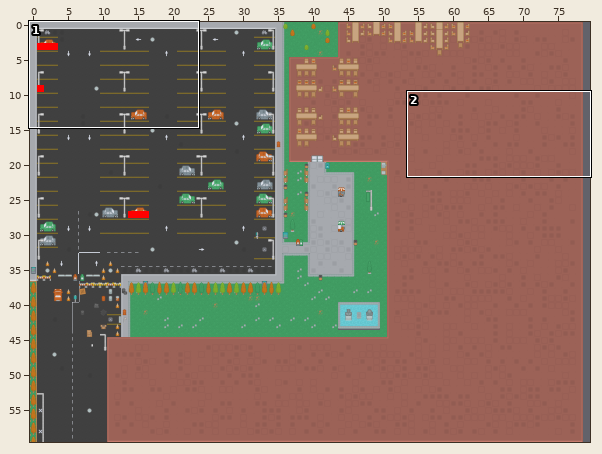
Two versions of a level (Tiled map, app/assets/MapLib.tmx). The first picture is a wide view before the edit; the outline marks the close-up.
Close-up. First the earlier version:
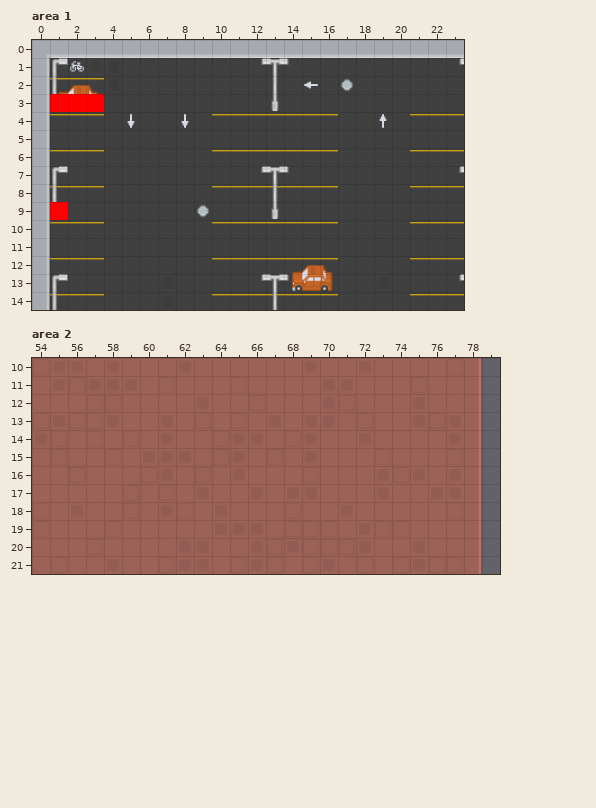
Cells are 64x64 px. Shown: area 1 x 0..23, y 0..14; area 2 x 54..79, y 10..21. The commit also changed other parts of the map, which this record leaves out.
The same view after the edit:
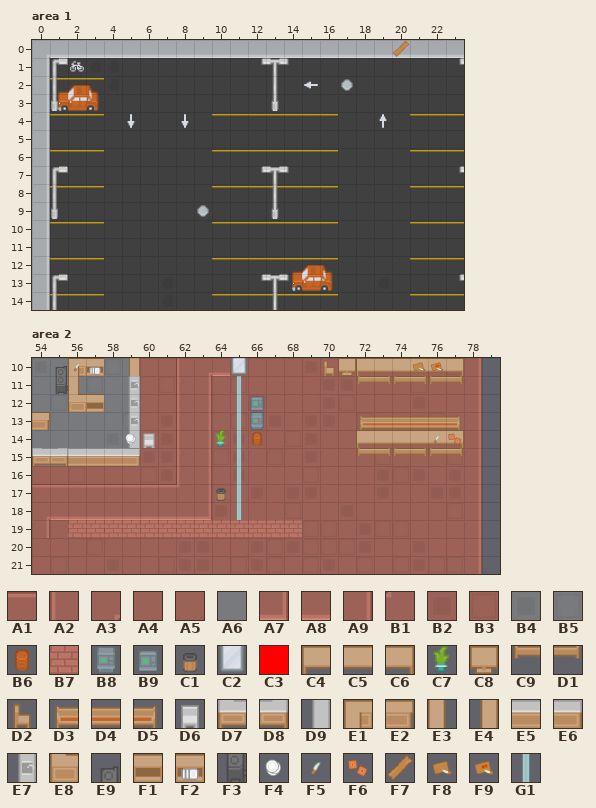
Key: from "City": A1 2, A2 3, A3 4, A4 6, A5 7, A6 14, A7 38, A8 39, A9 40, B1 42, B2 43, B3 44, B4 51, B5 52, B6 143, B7 187, B8 322, B9 323, C1 499, C2 770; from "Collision": C3 0; from "Indoor": C4 0, C5 1, C6 2, C7 16, C8 111, C9 140, D1 141, D2 158, D3 186, D4 187, D5 189, D6 208, D7 324, D8 325, D9 349, E1 350, E2 353, E3 376, E4 377, E5 425, E6 426, E7 427, E8 428, E9 430, F1 445, F2 449, F3 456; from "Shooter": F4 214, F5 240, F6 241, F7 264, F8 266, F9 267, G1 498.
__ is an empty cell, ## one hidden under a higher layer, .. an unchanged one.
Tiles of an added or newly shown layer are drawn over the layers below it.
Difference:
--- layer "Ontop" (added), area 1
@@ x 20..20 @@
- 0 __
+ 0 F7
--- layer "Collision" (now hidden), area 1
@@ x 1..3 @@
- 3 C3 C3 C3
+ 3 __ __ __
@@ x 1..1 @@
- 9 C3
+ 9 __
--- layer "Ground", area 2
@@ x 54..68 @@
-10 B3 B2 B2 A5 B2 A4 .. .. B2 A5 A4 .. .. .. ..
-11 A4 B2 B3 B2 B2 B2 .. .. A4 A4 .. .. .. .. ..
-12 A4 A4 A4 B3 B3 A4 .. .. A4 B2 .. .. .. .. ..
-13 B3 B2 B3 B3 B2 A4 .. .. A5 B3 .. .. .. .. ..
-14 B2 B3 A5 B3 A4 B3 .. .. A5 A4 .. .. .. .. ..
-15 A5 B3 A5 A4 B3 A5 .. .. B2 A5 .. .. .. .. ..
-16 .. .. .. .. .. .. .. .. A5 B3 .. .. .. .. ..
-17 A5 A5 A5 A5 A4 B3 A4 B3 A5 B2 .. .. .. .. ..
-18 B3 A4 B2 A4 A5 B3 A5 B2 B3 A5 .. .. .. .. ..
-19 B3 .. A4 A5 B3 A4 A5 A5 A5 A4 B2 B2 B2 A4 B3
+10 B4 A6 ## ## B5 A6 .. .. A2 A3 A8 .. .. .. ..
+11 A6 A6 A6 B5 A6 A6 .. .. A2 A9 .. .. .. .. ..
+12 A6 B5 ## ## A6 A6 .. .. A2 A9 .. .. .. .. ..
+13 A6 A6 A6 A6 A6 B5 .. .. A2 A9 .. .. .. .. ..
+14 A6 A6 A6 A6 B4 A6 .. .. A2 A9 .. .. .. .. ..
+15 A6 A6 ## ## ## ## .. .. A2 A9 .. .. .. .. ..
+16 .. .. .. .. .. .. .. .. A2 A9 .. .. .. .. ..
+17 A1 A1 A1 A1 A1 A1 A1 A1 B1 A9 .. .. .. .. ..
+18 A3 A8 A8 A8 A8 A8 A8 A8 A8 A7 .. .. .. .. ..
+19 A9 .. B7 B7 B7 B7 B7 B7 B7 B7 B7 B7 B7 B7 B7
--- layer "Glass" (added), area 2
@@ x 65..65 @@
-11 __
-12 __
-13 __
-14 __
-15 __
-16 __
-17 __
-18 __
+11 G1
+12 G1
+13 G1
+14 G1
+15 G1
+16 G1
+17 G1
+18 G1
--- layer "Environment", area 2
@@ x 60..66 @@
-12 .. .. .. .. .. .. __
-13 .. .. .. .. .. .. __
-14 __ .. .. .. .. .. __
+12 .. .. .. .. .. .. B9
+13 .. .. .. .. .. .. B8
+14 D6 .. .. .. .. .. B6
@@ x 64..64 @@
-17 __
+17 C1
--- layer "Doors", area 2
@@ x 65..65 @@
-10 __
+10 C2
--- layer "Tables", area 2
@@ x 54..77 @@
-10 .. __ __ __ .. __ .. .. .. .. .. .. .. .. .. .. __ __ __ __ __ __ __ __
-11 .. __ __ .. .. __ .. .. .. .. .. .. .. .. .. .. .. .. __ __ __ __ __ __
-12 .. .. __ __ .. __ .. .. .. .. .. .. .. .. .. .. .. .. .. .. .. .. .. ..
-13 __ .. .. .. .. __ .. .. .. .. .. .. .. .. .. .. .. .. __ __ __ __ __ __
-14 .. .. .. .. .. __ .. .. .. .. .. .. .. .. .. .. .. .. __ __ __ __ __ __
-15 __ __ __ __ __ __ .. .. .. .. .. .. .. .. .. .. .. .. __ __ __ __ __ __
+10 .. E9 E1 F2 .. E4 .. .. .. .. .. .. .. .. .. .. D2 C8 C4 C5 C5 C5 C5 C6
+11 .. F3 E3 .. .. E7 .. .. .. .. .. .. .. .. .. .. .. .. C9 D1 C9 D1 C9 D1
+12 .. .. E8 F1 .. E7 .. .. .. .. .. .. .. .. .. .. .. .. .. .. .. .. .. ..
+13 E2 .. .. .. .. E7 .. .. .. .. .. .. .. .. .. .. .. .. D3 D4 D4 D4 D4 D5
+14 .. .. .. .. .. D9 .. .. .. .. .. .. .. .. .. .. .. .. C4 C5 C5 C5 C5 C6
+15 D7 D8 E5 E5 E5 E6 .. .. .. .. .. .. .. .. .. .. .. .. C9 D1 C9 D1 C9 D1
--- layer "Ontop" (added), area 2
@@ x 56..76 @@
-10 __ .. .. .. .. .. .. .. .. .. .. .. .. .. .. .. .. .. .. __ __
+10 F5 .. .. .. .. .. .. .. .. .. .. .. .. .. .. .. .. .. .. F8 F9
@@ x 59..77 @@
-14 __ .. .. .. .. __ .. .. .. .. .. .. .. .. .. .. .. __ __
+14 F4 .. .. .. .. C7 .. .. .. .. .. .. .. .. .. .. .. F5 F6
